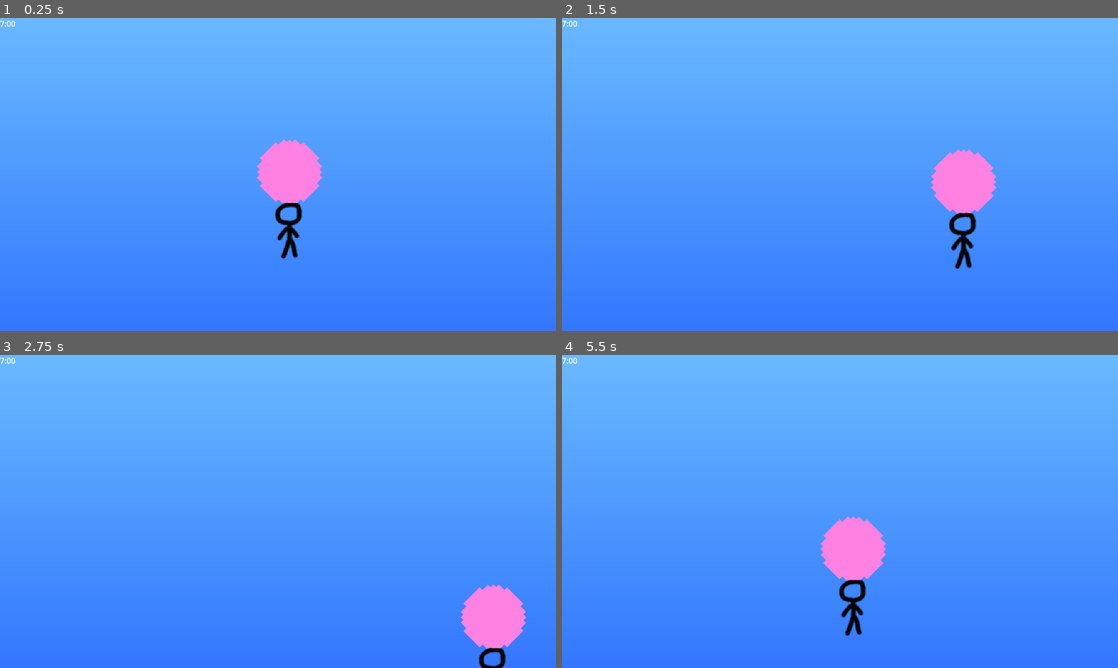
Above: before the commit, frames 1-4 (two rows, left to right).
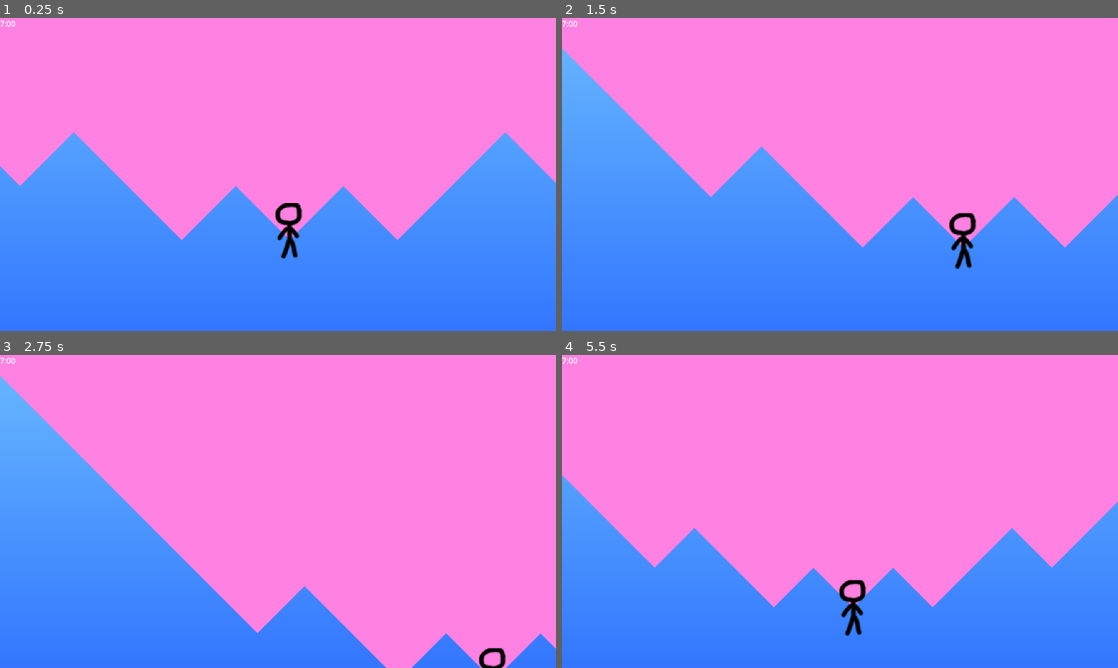
Above: after the commit, the same moments.

Repository: eagle-eye-scouter/GGJ_BubbleBlowing
Game: Godot game, scene res://src/scroll_world.tscn
The game is run twice, just before and just after one commit, with the same random seed, the same clock (stepped at 60 frames per second) and the same inputs.
Inputs:
- Up to frame 1 (0.25 s): no input
- Up to frame 2 (1.5 s): tap Enter at 0.5 s; hold D (player_right) 0.53-1.28 s; hold S (player_down) from 1.28 s (still down)
- Up to frame 3 (2.75 s): release S (player_down) at 2.03 s; hold D (player_right) from 2.03 s (still down)
- Up to frame 4 (5.5 s): release D (player_right) at 2.78 s; hold W (player_up) 2.78-3.53 s; hold A (player_left) 3.53-5.03 s; hold S (player_down) from 5.03 s (still down)

The runs differ from the first frame. In frame 1, 53% of the frame differs, in the area x 0-100%, y 0-72%; in frame 2, 52%; in frame 3, 69%, in the area x 0-100%, y 0-100%; in frame 4, 63%.

Commit message:
Add GumBubble

Diff:
--- /dev/null
+++ b/src/player_bubble.gd
@@ -0,0 +1,22 @@
+extends Node2D
+class_name GumBubble
+
+const MAX_RADIUS = 100
+const MAX_INFLATION = 100
+const RADIUS_PER_INFLATION = MAX_RADIUS / MAX_INFLATION
+var inflation = 20
+var deflation_rate = 0.99 ## Subtractive rate of decay per second
+
+# Called when the node enters the scene tree for the first time.
+func _ready() -> void:
+	pass # Replace with function body.
+
+
+# Called every frame. 'delta' is the elapsed time since the previous frame.
+func _process(delta: float) -> void:
+
+	if inflation > 0:
+		inflation -= (deflation_rate * delta)
+		inflation = max(0, inflation)
+
+	scale = Vector2.ONE * inflation
--- a/src/player_bubble.tscn
+++ b/src/player_bubble.tscn
@@ -1,11 +1,13 @@
-[gd_scene load_steps=3 format=3 uid="uid://cycv7lfgdrhhy"]
+[gd_scene load_steps=4 format=3 uid="uid://cycv7lfgdrhhy"]
 
+[ext_resource type="Script" path="res://src/player_bubble.gd" id="1_bs340"]
 [ext_resource type="Texture2D" uid="uid://duc6vpt17ye4s" path="res://assets/gum_bubble.png" id="1_xn1kj"]
 
 [sub_resource type="CircleShape2D" id="CircleShape2D_tyhwl"]
 radius = 63.0714
 
 [node name="Bubble" type="Node2D"]
+script = ExtResource("1_bs340")
 
 [node name="Body" type="Area2D" parent="."]
 position = Vector2(0, -64)
